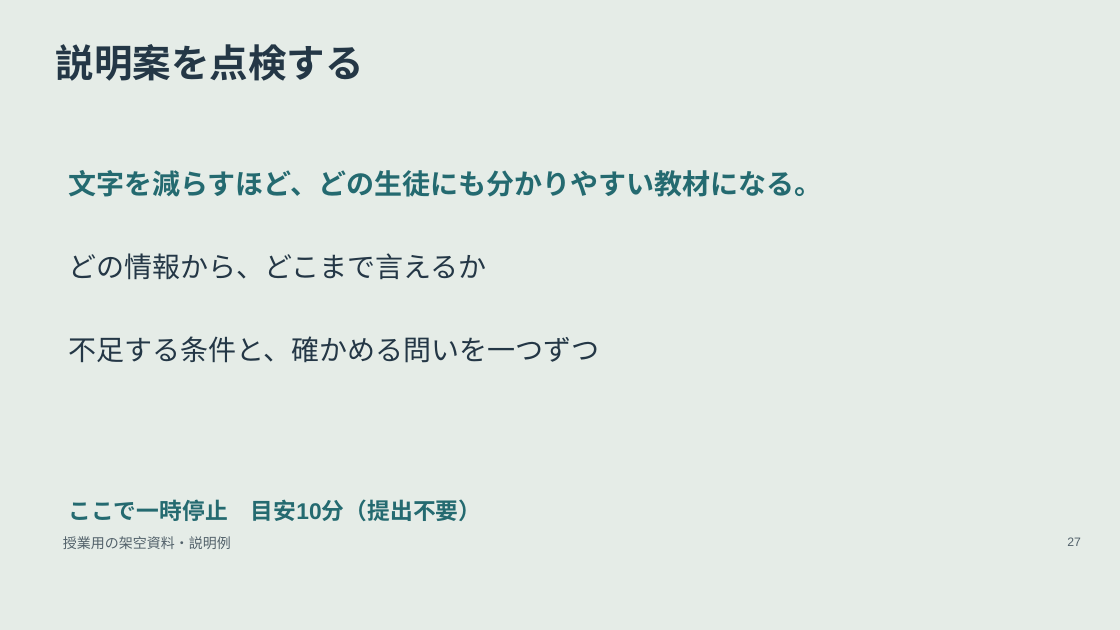
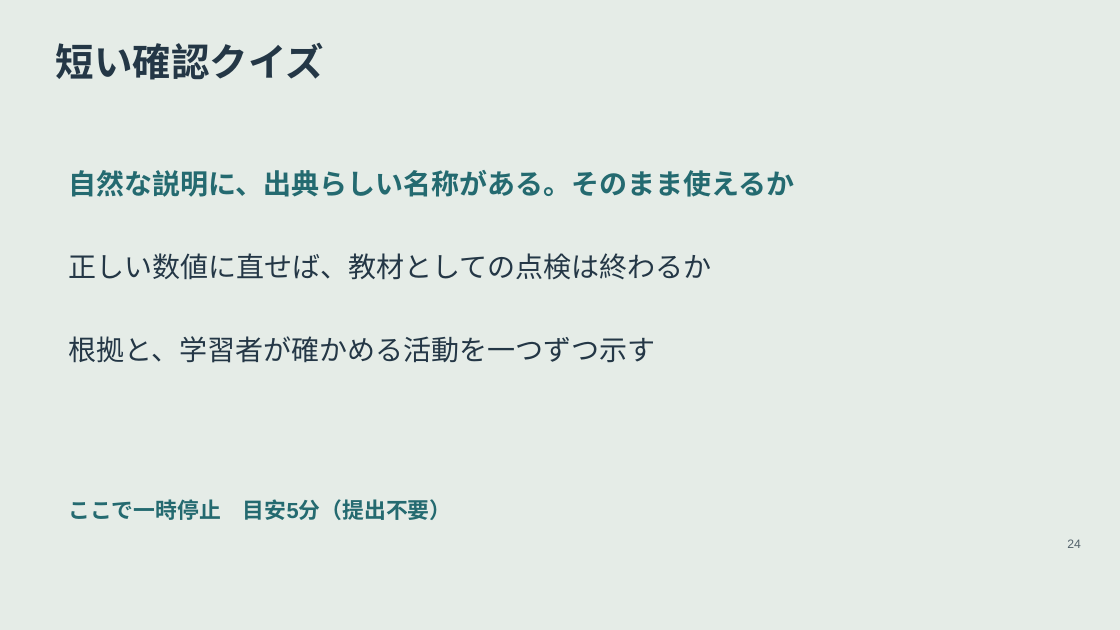
Before and after one commit to zooc-14calbp/industrial-education-i, a slide deck: slide 24 of lessons/11/slides.pptx (slide 27 before the commit). Drawn at 1120x630 pixels with LibreOffice and Linux fonts; fonts in the diff are those of the drawing. Boxes give left, top, right and bottom in pixels: in the first picture for what was removed or moved away, otherwise in the second. Text is boxed around its words. In the diff, an @@ line names an element or a change of style, - is before the commit and + after.

```diff
--- a/lessons/11/slides.pptx
+++ b/lessons/11/slides.pptx
@@ text at <box>56,43,324,80</box>: text changed @@
-説明案を点検する
+短い確認クイズ
@@ text at <box>68,170,794,197</box>: text changed @@
-文字を減らすほど、どの生徒にも分かりやすい教材になる。
+自然な説明に、出典らしい名称がある。そのまま使えるか
@@ text at <box>68,253,711,280</box>: text changed @@
-どの情報から、どこまで言えるか
+正しい数値に直せば、教材としての点検は終わるか
@@ text at <box>68,336,655,363</box>: text changed @@
-不足する条件と、確かめる問いを一つずつ
+根拠と、学習者が確かめる活動を一つずつ示す
@@ text at <box>68,499,452,520</box>: text changed; size 19.5 to 18.8 pt @@
-ここで一時停止 目安10分（提出不要）
+ここで一時停止 目安5分（提出不要）
@@ text removed at <box>63,536,231,549</box> @@
-授業用の架空資料・説明例
@@ text removed at <box>1067,537,1081,546</box> @@
-27
@@ text added at <box>1067,539,1081,548</box>, 10.5 pt, text #52616A @@
+24
```
Also in this commit, not shown: 5 other slides changed, 21 slides added, 26 slides removed, 45 other files.
